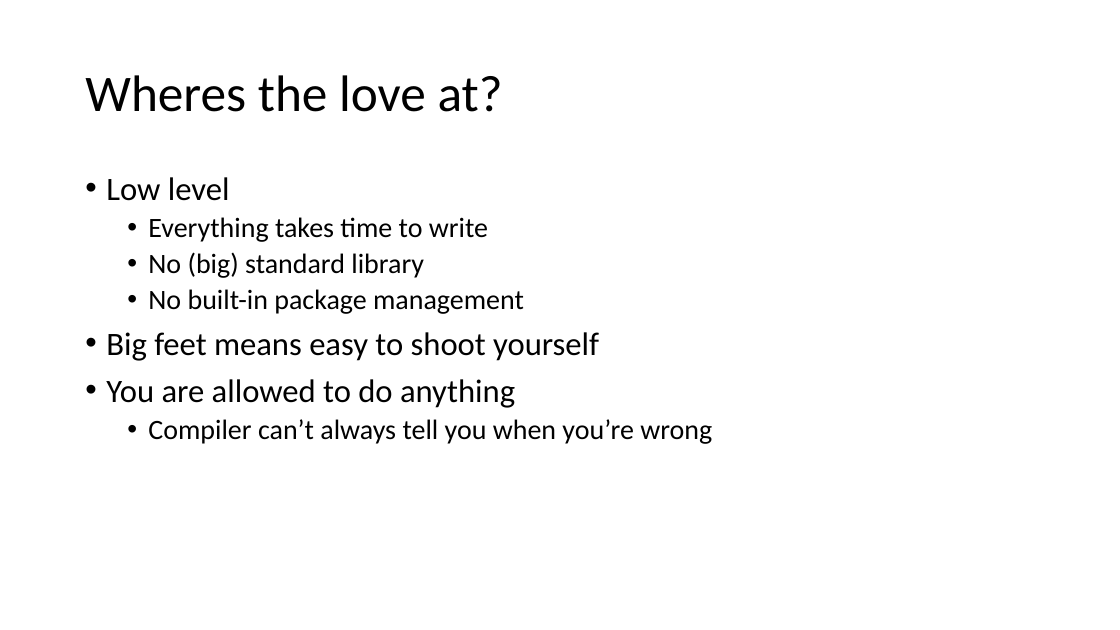
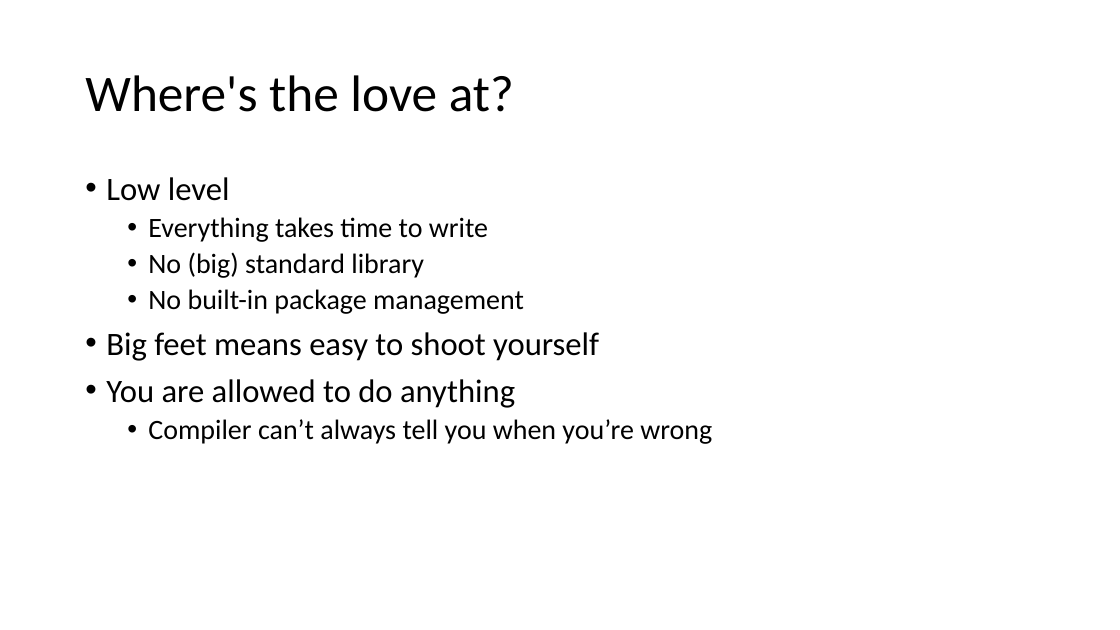
Before and after one commit to joelbygger/c_talk, a slide deck: slide 4 of presentation.pptx. Drawn at 1120x630 pixels with LibreOffice and Linux fonts; fonts in the diff are those of the drawing. Boxes give left, top, right and bottom in pixels: in the first picture for what was removed or moved away, otherwise in the second. Text is boxed around its words. In the diff, an @@ line names an element or a change of style, - is before the commit and + after.

```diff
--- a/presentation.pptx
+++ b/presentation.pptx
@@ title at (85,75,514,112): text changed @@
-Wheres the love at?
+Where's the love at?
```
Also in this commit, not shown: 9 other slides changed.
